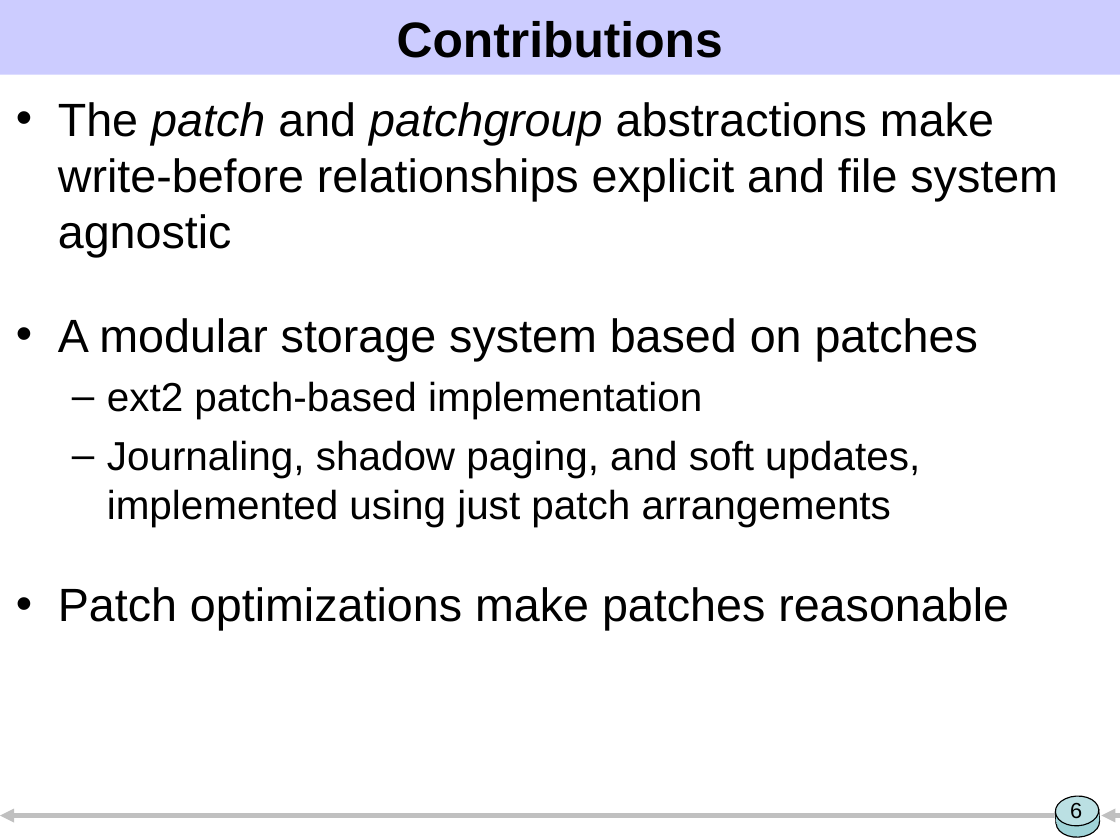
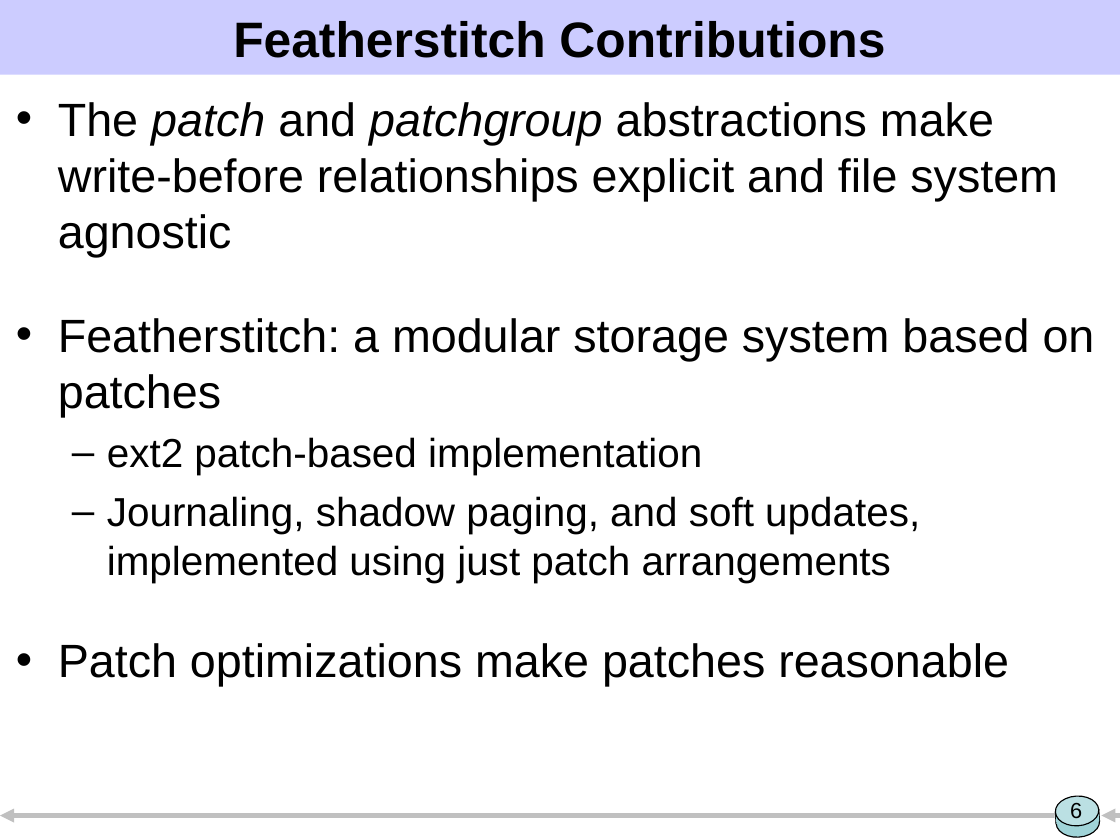
Before and after one commit to ucla-readable/fstitch-doc, a slide deck: slide 6 of sosp/pres.ppt. Drawn at 1120x840 pixels with LibreOffice and Linux fonts; fonts in the diff are those of the drawing. Boxes give left, top, right and bottom in pixels: in the first picture for what was removed or moved away, otherwise in the second. Text is boxed around its words. In the diff, an @@ line names an element or a change of style, - is before the commit and + after.

```diff
--- a/sosp/pres.ppt
+++ b/sosp/pres.ppt
@@ title at (x1=233, y1=21, x2=885, y2=58): text changed @@
-Contributions
+Featherstitch Contributions
@@ text at (x1=58, y1=318, x2=1095, y2=417): text changed @@
-• A modular storage system based on patches
+• Featherstitch: a modular storage system based on patches
```
Also in this commit, not shown: 15 other slides changed, 3 slides added, 6 slides removed.
